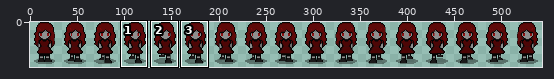
Edited in one commit: sprite sheet (assets/Player/vampira_andando_frente.png). The first picture is a wide view before the edit; the outline marks the close-up.
Close-up. First the earlier version:
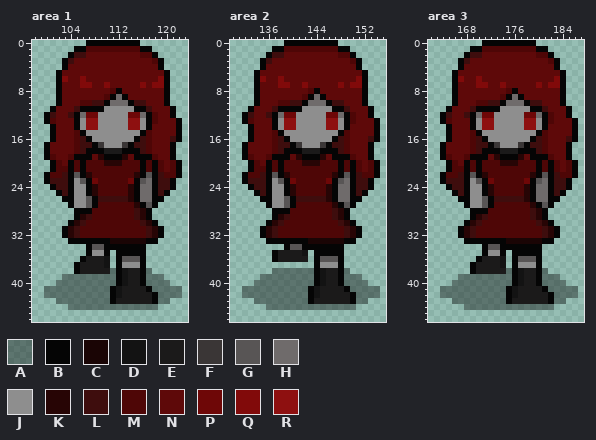
The file is 544x48 pixels. Colours within 5 levels of each other are drawn and written as one. Shown: area 1: x 98..123, y 0..46; area 2: x 130..155, y 0..46; area 3: x 162..187, y 0..46. The wide view leaves out empty margins. The commit also changed other parts of the picture, which this record leaves out.
Palette (. is transparent): A #05050564  B #050505  C #1a0505  D #131313  E #1b1a1a  F #3a3636  G #585555  H #6f6b6b  J #8e8e8e  K #270505  L #3e0d0d  M #4e0606  N #5e0909  P #6e0707  Q #810a0a  R #8e1010
After the commit:
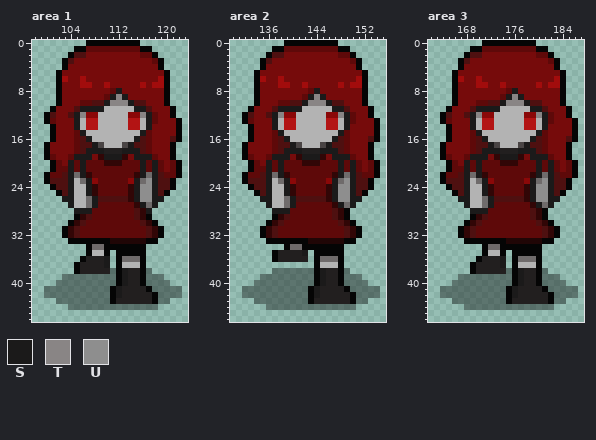
Colours new in this view: S #1b1a1a  T #898585  U #8e8e8e
The exact change:
colour C: #1a0505 -> #200606
colour E: #1b1a1a -> #221f1f
colour F: #3a3636 -> #494444
colour J: #8e8e8e -> #b3b3b3
colour K: #270505 -> #310606
colour L: #3e0d0d -> #4e1010
colour M: #4e0606 -> #5e0909
colour N: #5e0909 -> #760b0b
colour P: #6e0707 -> #8a0808
colour Q: #810a0a -> #a20c0c
colour R: #8e1010 -> #b31414
Changed rows in their new state; - is a pixel that keeps its letter.
Area 1:
first column x 103:
 8 ---------S-------
 9 --------STS------
10 -------STTTS-----
11 ---SSSS-----SS---
12 --ST---------TS--
13 --S-----------S--
14 --S-----------S--
15 ---S---------S---
16 ----S-------S----
17 -----S-----S-----
18 ----SSS---SSS----
19 --SSS--SSS--SSS--
20 -S-S---------S-S-
21 -S-S---------S-S-
22 -SHS---------SHS-
23 -S-HS-------SHUS-
24 -S--S-------SUUS-
25 -S--S-------SUUS-
26 SS--HS------SUUSS
27 -S--HS-------SHS-
28 --SSS---------S--
first column x 108:
34 HH------
36 --S--HHH
37 --S-----
38 -----S--
39 -----S--
40 -----S--
41 ----S---
42 ----S---
Area 2:
first column x 135:
 8 ---------S-------
 9 --------STS------
10 -------STTTS-----
11 ---SSSS-----SS---
12 --ST---------TS--
13 --S-----------S--
14 --S-----------S--
15 ---S---------S---
16 ----S-------S----
17 -----S-----S-----
18 ----SSS---SSS----
19 --SSS--SSS--SSS--
20 -S-S---------S-S-
21 -S-S---------S-S-
22 -SHS---------SHS-
23 -S-HS-------SHUS-
24 -S--S-------SUUS-
25 -S--S-------SUUS-
26 SS--HS------SUUSS
27 -S--HS-------SHS-
28 --SSS------------
first column x 140:
34 HH------
35 --S-----
36 -----HHH
38 -----S--
39 -----S--
40 -----S--
41 ----S---
42 ----S---
Area 3:
first column x 167:
 8 ---------S-------
 9 --------STS------
10 -------STTTS-----
11 ---SSSS-----SS---
12 --ST---------TS--
13 --S-----------S--
14 --S-----------S--
15 ---S---------S---
16 ----S-------S----
17 -----S-----S-----
18 ----SSS---SSS----
19 --SSS--SSS--SSS--
20 -S-S---------S-S-
21 -S-S---------S-S-
22 -SHS---------SHS-
23 -S-HS-------SHUS-
24 -S--S-------SUUS-
25 -S--S-------SUUS-
26 SS--HS------SUUSS
27 -S--HS-------SHS-
28 --SSS------------
first column x 172:
34 HH------
36 --S--HHH
37 --S-----
38 -----S--
39 -----S--
40 -----S--
41 ----S---
42 ----S---
